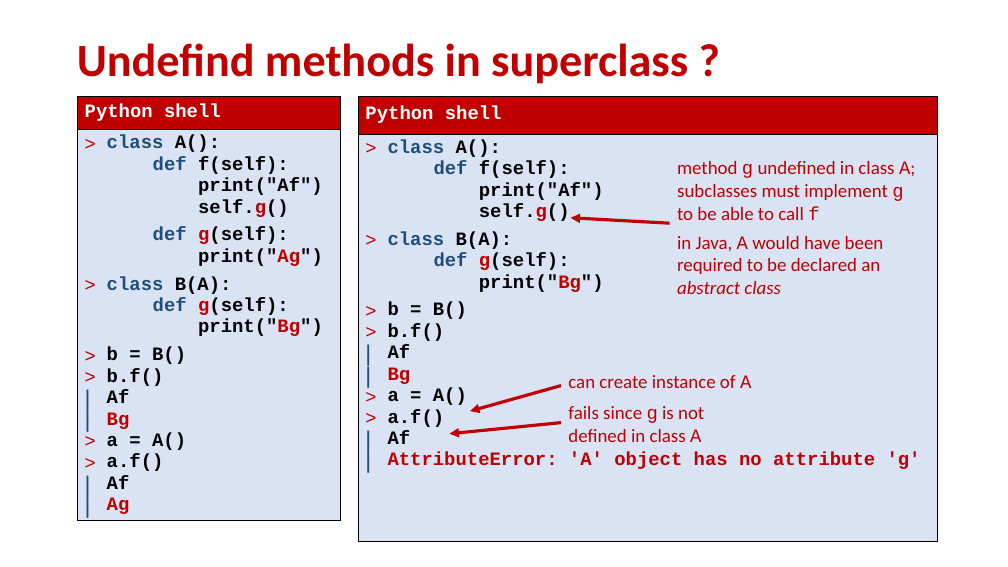
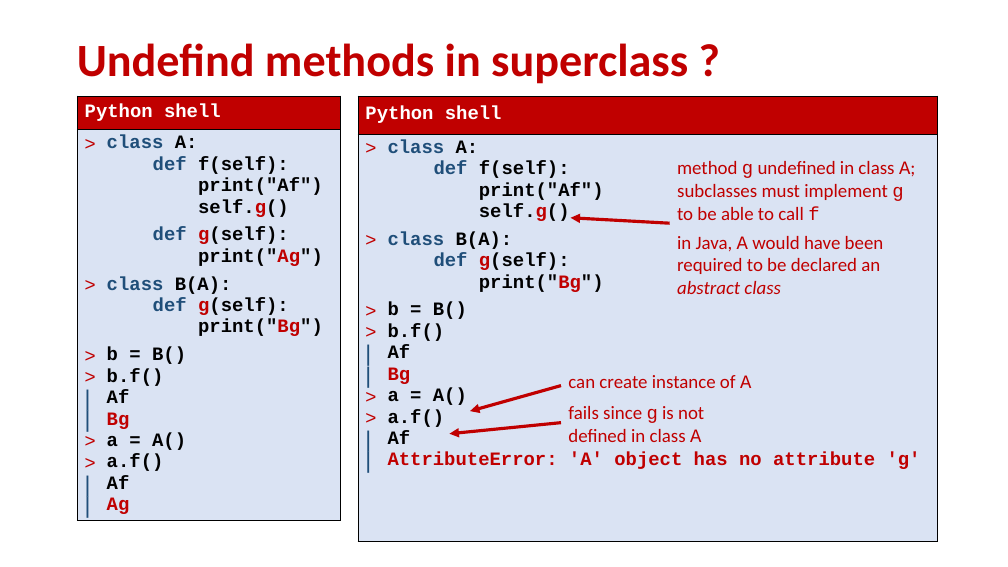
Before and after one commit to gsbrodal/gsbrodal.github.io, a slide deck: slide 12 of ipsa/slides/hierarchies.pptx. Drawn at 1008x567 pixels with LibreOffice and Linux fonts; fonts in the diff are those of the drawing. Boxes give left, top, right and bottom in pixels: in the first picture for what was removed or moved away, otherwise in the second. Text is boxed around its words. In the diff, an @@ line names an element or a change of style, - is before the commit and + after.

```diff
--- a/ipsa/slides/hierarchies.pptx
+++ b/ipsa/slides/hierarchies.pptx
@@ table at (77,96,340,541) @@
@@ row 2, column 1: "class A(): / def f(self): / print("Af") / self.g() / def g(self): / print("Ag") / class B(A): / def g(self): / print("Bg") / b = B() / b.f() / Af / Bg / a = A() / a.f() / Af / Ag" to "class A: / def f(self): / print("Af") / self.g() / def g(self): / print("Ag") / class B(A): / def g(self): / print("Bg") / b = B() / b.f() / Af / Bg / a = A() / a.f() / Af / Ag" @@
@@ table at (358,96,937,541) @@
@@ row 2, column 1: "class A(): / def f(self): / print("Af") / self.g() / class B(A): / def g(self): / print("Bg") / b = B() / b.f() / Af / Bg / a = A() / a.f() / Af / AttributeError: 'A' object has no attribute 'g'" to "class A: / def f(self): / print("Af") / self.g() / class B(A): / def g(self): / print("Bg") / b = B() / b.f() / Af / Bg / a = A() / a.f() / Af / AttributeError: 'A' object has no attribute 'g'" @@
```
Also in this commit, not shown: 2 other slides changed, 4 other files.
